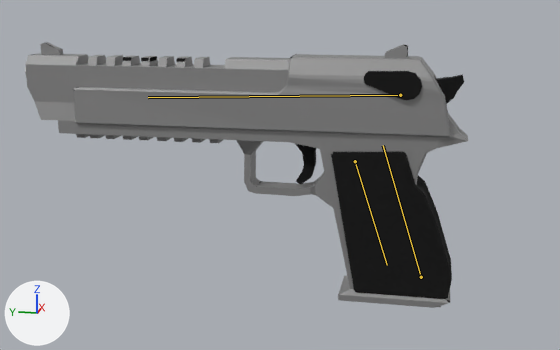
Two versions of the Blender file Models/DesertEagle/DesertEagle.blend, one commit apart.
Rendered twice from a 50 mm lens placed at (-7.65, -0.44, 2.12), pointed at (0.0, 1.09, 0.21). Every picture has the same lights, and +X, +Y and +Z are marked at lower left. The picture after the commit comes second. The bones that bend it are drawn over the model as lines.

Names of what the first picture shows: 'Body', 'Slide'.
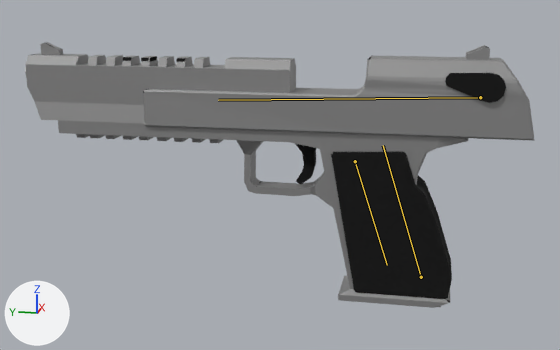
The newer file adds an action. The first version stands in its rest pose; the second is drawn at frame 0 of the action 'SlideLock'.

Location of each change, [x1, y1, x2, y2] in pixels of the pictures (560 x 350 px):
'Slide', posed: before [74, 44, 451, 138]; after [143, 45, 535, 141]
bone 'Slide_Bone', root to tip: before (400, 95) to (148, 97); after (480, 97) to (218, 100)

What the commit changed:
Bone 'Slide_Bone' (bone_slide_bone) moves from (0.0, 0.0, 0.0) to (0.0, -0.531, -0.02).
